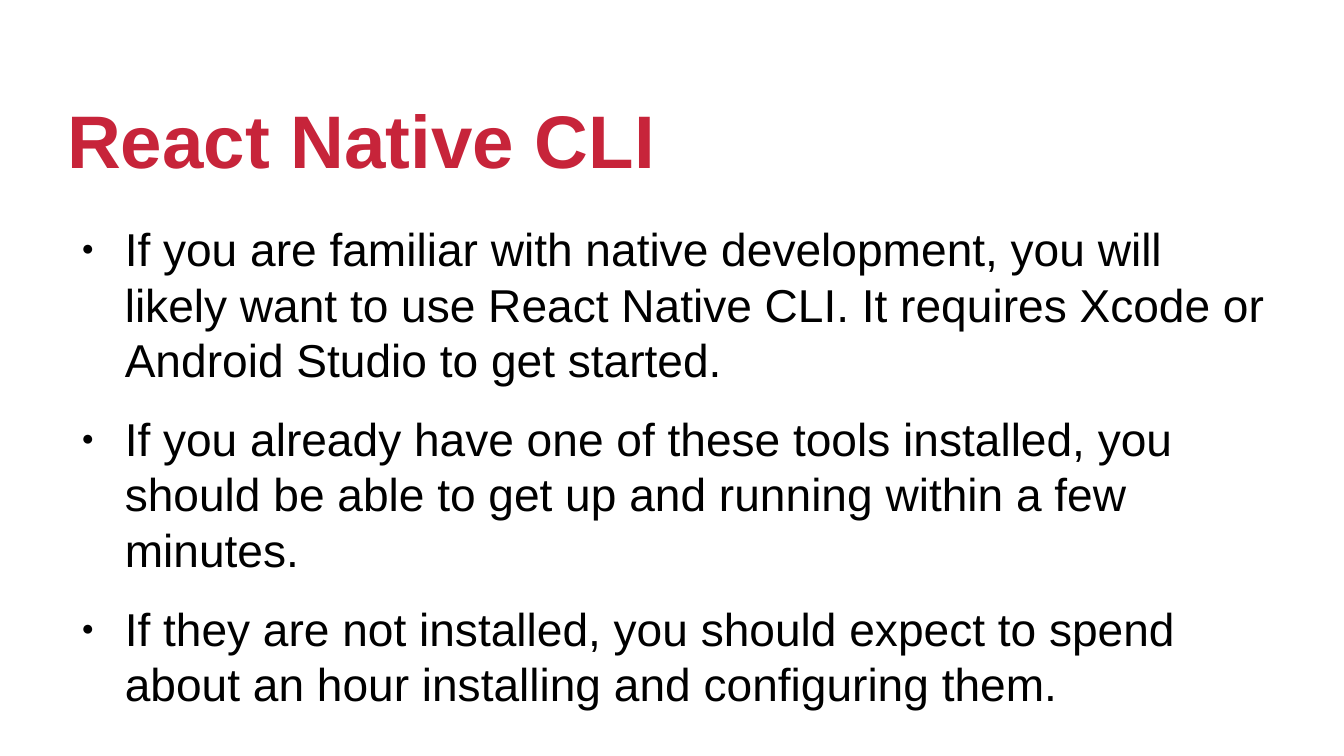
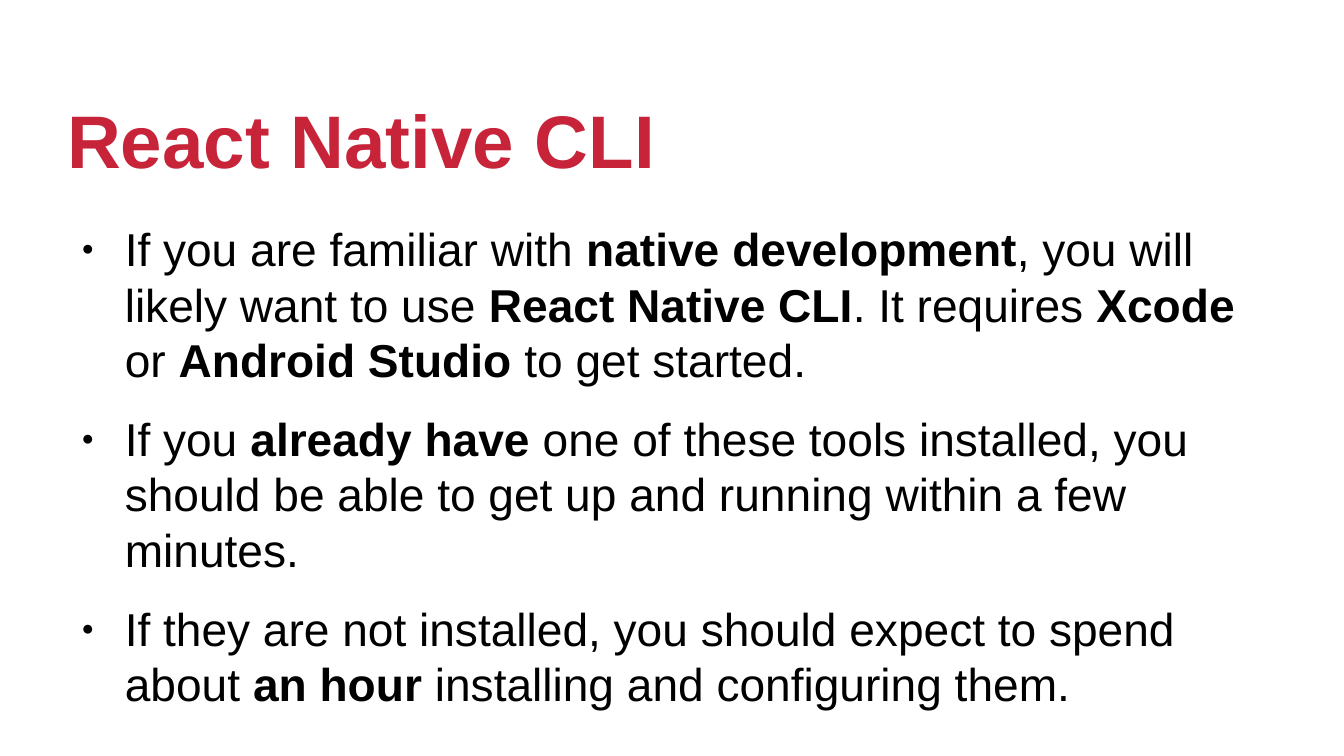
Before and after one commit to johnmagt/PIDM-2019_2, a slide deck: slide 5 of SLIDES/aula01.odp. Drawn at 1344x756 pixels with LibreOffice and Linux fonts; fonts in the diff are those of the drawing; background and template pictures are left out. Boxes give left, top, right and bottom in pixels: in the first picture for what was removed or moved away, otherwise in the second. Text is boxed around its words. In the diff, an @@ line names an element or a change of style, - is before the commit and + after.

```diff
--- a/SLIDES/aula01.odp
+++ b/SLIDES/aula01.odp
@@ text "If you are familiar with ..." at box(125, 232, 1234, 710): bold on in "native development, React Native CLI. Xcode Android ...", "already have", "an hour" @@
```
Also in this commit, not shown: 2 other slides changed, 31 other files.
